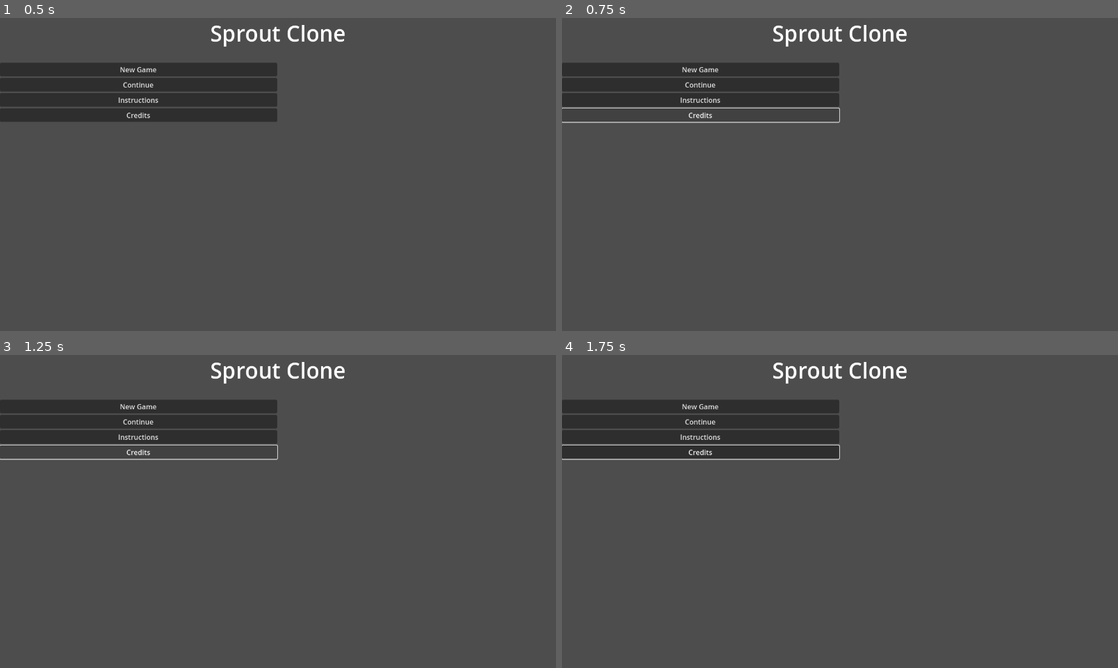
Above: before the commit, frames 1-4 (two rows, left to right).
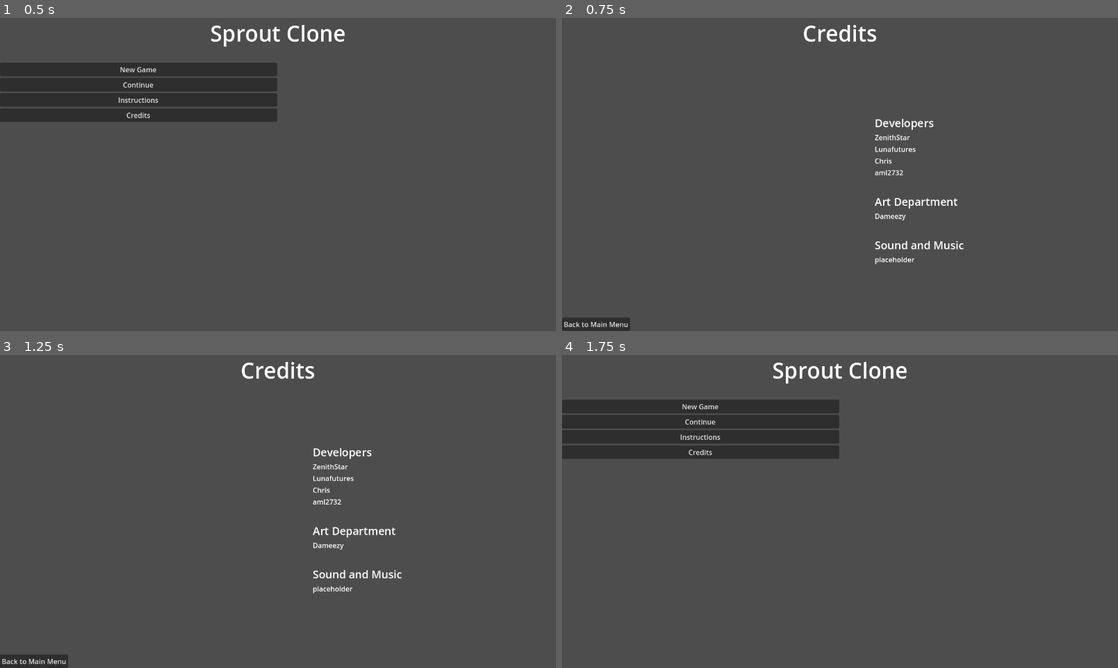
Above: after the commit, the same moments.

Repository: ZenithStar/ggj2024
Game: Godot game, scene res://levels/uipanels/title.tscn
Two runs of this game, one before a commit and one after it. Both use one fixed random seed, a clock stepped at 60 frames per second and the inputs below. The engine's default icon, where the game draws it, is replaced by a stand-in: a white triangle on a blue panel in a dark square.
Inputs (mouse positions are in pixels of both pictures, inside the frame that each line leads up to):
- Up to frame 1 (0.5 s): no input
- Up to frame 2 (0.75 s): click "Credits" at 0.5 s
- Up to frame 3 (1.25 s): no input
- Up to frame 4 (1.75 s): click (595, 661) at 1.25 s, where only the run after the commit has a clickable "Back to Main Menu"

Frame 1 is identical in both runs. In frame 2, 8.6% of the frame differs, in the area x 0-73%, y 2-100%; in frame 3, 8.6%; in frame 4, 0.3%.

Commit message:
Credits placeholder

Diff:
--- /dev/null
+++ b/levels/uipanels/credits.tscn
@@ -0,0 +1,169 @@
+[gd_scene load_steps=5 format=3 uid="uid://c88l7nnkllhr0"]
+
+[ext_resource type="Script" path="res://scripts/credits.gd" id="1_cg6hb"]
+
+[sub_resource type="Animation" id="Animation_q2in2"]
+length = 0.001
+tracks/0/type = "value"
+tracks/0/imported = false
+tracks/0/enabled = true
+tracks/0/path = NodePath("VBoxContainer/HBoxContainer/ScrollboxContainer/Container/CreditsLabelContainer:position")
+tracks/0/interp = 1
+tracks/0/loop_wrap = true
+tracks/0/keys = {
+"times": PackedFloat32Array(0),
+"transitions": PackedFloat32Array(1),
+"update": 0,
+"values": [Vector2(78, -130)]
+}
+
+[sub_resource type="Animation" id="Animation_lg73p"]
+resource_name = "scroll_animation"
+length = 5.0
+tracks/0/type = "value"
+tracks/0/imported = false
+tracks/0/enabled = true
+tracks/0/path = NodePath("VBoxContainer/HBoxContainer/ScrollboxContainer/Container/CreditsLabelContainer:position")
+tracks/0/interp = 1
+tracks/0/loop_wrap = false
+tracks/0/keys = {
+"times": PackedFloat32Array(0, 5),
+"transitions": PackedFloat32Array(1, 1),
+"update": 0,
+"values": [Vector2(78, 50), Vector2(78, -130)]
+}
+
+[sub_resource type="AnimationLibrary" id="AnimationLibrary_x4efi"]
+_data = {
+"RESET": SubResource("Animation_q2in2"),
+"scroll_animation": SubResource("Animation_lg73p")
+}
+
+[node name="Credits" type="Control"]
+layout_mode = 3
+anchors_preset = 15
+anchor_right = 1.0
+anchor_bottom = 1.0
+grow_horizontal = 2
+grow_vertical = 2
+script = ExtResource("1_cg6hb")
+
+[node name="VBoxContainer" type="VBoxContainer" parent="."]
+layout_mode = 1
+anchors_preset = 15
+anchor_right = 1.0
+anchor_bottom = 1.0
+grow_horizontal = 2
+grow_vertical = 2
+
+[node name="Title" type="RichTextLabel" parent="VBoxContainer"]
+custom_minimum_size = Vector2(0, 70)
+layout_mode = 2
+theme_override_font_sizes/normal_font_size = 50
+bbcode_enabled = true
+text = "[center]Credits[/center]"
+
+[node name="HBoxContainer" type="HBoxContainer" parent="VBoxContainer"]
+layout_mode = 2
+size_flags_vertical = 3
+
+[node name="ImageContainerPlaceholder" type="VBoxContainer" parent="VBoxContainer/HBoxContainer"]
+layout_mode = 2
+size_flags_horizontal = 3
+
+[node name="ScrollboxContainer" type="VBoxContainer" parent="VBoxContainer/HBoxContainer"]
+layout_mode = 2
+size_flags_horizontal = 3
+
+[node name="Container" type="Control" parent="VBoxContainer/HBoxContainer/ScrollboxContainer"]
+clip_contents = true
+custom_minimum_size = Vector2(0, 400)
+layout_mode = 2
+size_flags_vertical = 6
+
+[node name="CreditsLabelContainer" type="VBoxContainer" parent="VBoxContainer/HBoxContainer/ScrollboxContainer/Container"]
+custom_minimum_size = Vector2(400, 700)
+layout_mode = 0
+offset_left = 78.0
+offset_top = -130.0
+offset_right = 478.0
+offset_bottom = 2133.0
+size_flags_horizontal = 3
+
+[node name="DevelopersTitle" type="RichTextLabel" parent="VBoxContainer/HBoxContainer/ScrollboxContainer/Container/CreditsLabelContainer"]
+layout_mode = 2
+theme_override_font_sizes/normal_font_size = 25
+text = "Developers"
+fit_content = true
+
+[node name="ZenithStar" type="Label" parent="VBoxContainer/HBoxContainer/ScrollboxContainer/Container/CreditsLabelContainer"]
+layout_mode = 2
+text = "ZenithStar
+"
+
+[node name="Lunafutures" type="Label" parent="VBoxContainer/HBoxContainer/ScrollboxContainer/Container/CreditsLabelContainer"]
+layout_mode = 2
+text = "Lunafutures
+"
+
+[node name="Chris" type="Label" parent="VBoxContainer/HBoxContainer/ScrollboxContainer/Container/CreditsLabelContainer"]
+layout_mode = 2
+text = "Chris"
+
+[node name="aml2732" type="Label" parent="VBoxContainer/HBoxContainer/ScrollboxContainer/Container/CreditsLabelContainer"]
+layout_mode = 2
+text = "aml2732"
+
+[node name="spacing" type="ReferenceRect" parent="VBoxContainer/HBoxContainer/ScrollboxContainer/Container/CreditsLabelContainer"]
+custom_minimum_size = Vector2(0, 30)
+layout_mode = 2
+
+[node name="Art Department" type="RichTextLabel" parent="VBoxContainer/HBoxContainer/ScrollboxContainer/Container/CreditsLabelContainer"]
+layout_mode = 2
+theme_override_font_sizes/normal_font_size = 25
+text = "Art Department"
+fit_content = true
+
+[node name="Dameezy" type="Label" parent="VBoxContainer/HBoxContainer/ScrollboxContainer/Container/CreditsLabelContainer"]
+layout_mode = 2
+text = "Dameezy"
+
+[node name="spacing2" type="ReferenceRect" parent="VBoxContainer/HBoxContainer/ScrollboxContainer/Container/CreditsLabelContainer"]
+custom_minimum_size = Vector2(0, 30)
+layout_mode = 2
+
+[node name="Sound and Music" type="RichTextLabel" parent="VBoxContainer/HBoxContainer/ScrollboxContainer/Container/CreditsLabelContainer"]
+layout_mode = 2
+theme_override_font_sizes/normal_font_size = 25
+text = "Sound and Music"
+fit_content = true
+
+[node name="Label2" type="Label" parent="VBoxContainer/HBoxContainer/ScrollboxContainer/Container/CreditsLabelContainer"]
+layout_mode = 2
+text = "placeholder"
+
+[node name="spacing3" type="ReferenceRect" parent="VBoxContainer/HBoxContainer/ScrollboxContainer/Container/CreditsLabelContainer"]
+custom_minimum_size = Vector2(0, 30)
+layout_mode = 2
+
+[node name="WithUsInSpirit" type="RichTextLabel" parent="VBoxContainer/HBoxContainer/ScrollboxContainer/Container/CreditsLabelContainer"]
+layout_mode = 2
+theme_override_font_sizes/normal_font_size = 25
+text = "With us in Spirit"
+fit_content = true
+
+[node name="Label3" type="Label" parent="VBoxContainer/HBoxContainer/ScrollboxContainer/Container/CreditsLabelContainer"]
+layout_mode = 2
+text = "Robz"
+
+[node name="BackToMainMenu" type="Button" parent="VBoxContainer"]
+layout_mode = 2
+size_flags_horizontal = 0
+text = "Back to Main Menu"
+
+[node name="AnimationPlayer" type="AnimationPlayer" parent="."]
+libraries = {
+"": SubResource("AnimationLibrary_x4efi")
+}
+
+[connection signal="pressed" from="VBoxContainer/BackToMainMenu" to="." method="_on_back_to_main_menu_pressed"]
--- a/levels/uipanels/title.tscn
+++ b/levels/uipanels/title.tscn
@@ -72,3 +72,4 @@
 [connection signal="pressed" from="MarginContainer/VBoxContainer/SplitScreen/ButtonContainer/New Game" to="." method="_on_new_game_pressed"]
 [connection signal="pressed" from="MarginContainer/VBoxContainer/SplitScreen/ButtonContainer/Continue" to="." method="_on_continue_pressed"]
 [connection signal="pressed" from="MarginContainer/VBoxContainer/SplitScreen/ButtonContainer/Instructions" to="." method="_on_instructions_pressed"]
+[connection signal="pressed" from="MarginContainer/VBoxContainer/SplitScreen/ButtonContainer/Credits" to="." method="_on_credits_pressed"]
--- /dev/null
+++ b/scripts/credits.gd
@@ -0,0 +1,16 @@
+extends Control
+
+
+# Called when the node enters the scene tree for the first time.
+func _ready():
+	$AnimationPlayer.play("scroll_animation")
+	pass # Replace with function body.
+
+
+# Called every frame. 'delta' is the elapsed time since the previous frame.
+func _process(delta):
+	pass
+
+
+func _on_back_to_main_menu_pressed():
+	get_tree().change_scene_to_file("res://levels/uipanels/title.tscn")
--- a/scripts/title.gd
+++ b/scripts/title.gd
@@ -21,3 +21,7 @@
 
 func _on_instructions_pressed():
 	get_tree().change_scene_to_file("res://levels/uipanels/instructions.tscn")
+
+
+func _on_credits_pressed():
+	get_tree().change_scene_to_file("res://levels/uipanels/credits.tscn")
Not shown, added: levels/uipanels/creB5F1.tmp
